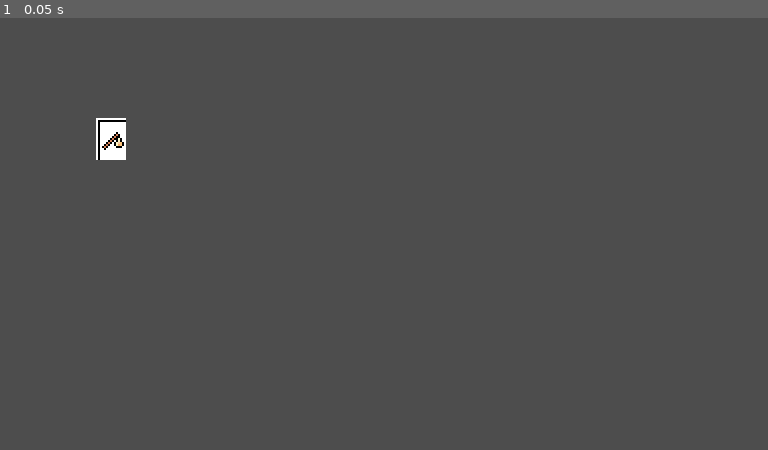
Above: before the commit, frame 1.
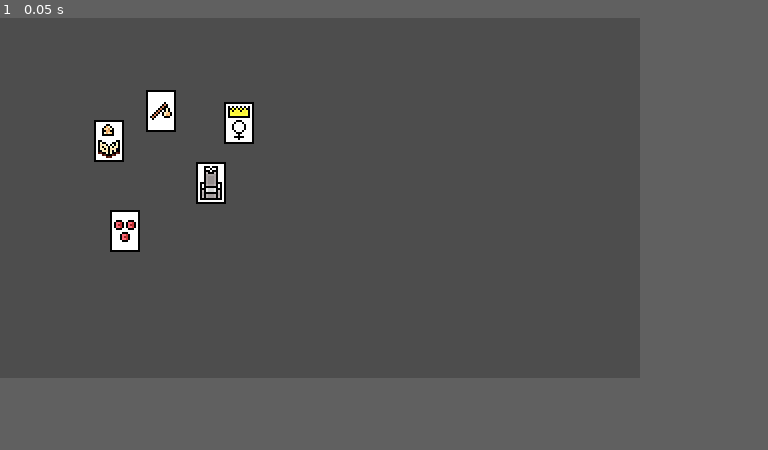
Above: after the commit, the same moment.

Repository: TravisHenderson646/Playing-Cards-Template
Game: Godot game, scene res://table.tscn
Same seed, same stepped clock (60 frames per second), same inputs: the game is played once before the commit and once after it. Before the commit the project starts from res://icon.tscn.
Inputs:
- Up to frame 1 (0.05 s): no input
In our replay, the window is 768x432 before the commit and 640x360 after it. These sizes can differ from the game's own. Grey fills any space a smaller window leaves; there, only what the larger window draws over its background counts as a difference.

The runs differ from the first frame. In frame 1, 1.8% of the frame differs, in the area x 12-34%, y 16-55%.

Commit message:
uncentered cards

Diff:
--- a/icon.svg
+++ /dev/null
@@ -1 +0,0 @@
-<svg xmlns="http://www.w3.org/2000/svg" width="128" height="128"><rect width="124" height="124" x="2" y="2" fill="#363d52" stroke="#212532" stroke-width="4" rx="14"/><g fill="#fff" transform="translate(12.322 12.322)scale(.101)"><path d="M105 673v33q407 354 814 0v-33z"/><path fill="#478cbf" d="m105 673 152 14q12 1 15 14l4 67 132 10 8-61q2-11 15-15h162q13 4 15 15l8 61 132-10 4-67q3-13 15-14l152-14V427q30-39 56-81-35-59-83-108-43 20-82 47-40-37-88-64 7-51 8-102-59-28-123-42-26 43-46 89-49-7-98 0-20-46-46-89-64 14-123 42 1 51 8 102-48 27-88 64-39-27-82-47-48 49-83 108 26 42 56 81zm0 33v39c0 276 813 276 814 0v-39l-134 12-5 69q-2 10-14 13l-162 11q-12 0-16-11l-10-65H446l-10 65q-4 11-16 11l-162-11q-12-3-14-13l-5-69z"/><path d="M483 600c0 34 58 34 58 0v-86c0-34-58-34-58 0z"/><circle cx="725" cy="526" r="90"/><circle cx="299" cy="526" r="90"/></g><g fill="#414042" transform="translate(12.322 12.322)scale(.101)"><circle cx="307" cy="532" r="60"/><circle cx="717" cy="532" r="60"/></g></svg>
--- a/icon.tscn
+++ /dev/null
@@ -1,9 +0,0 @@
-[gd_scene load_steps=2 format=3 uid="uid://cqwcsdw6lgvas"]
-
-[ext_resource type="Texture2D" uid="uid://c6g35rpd11sy3" path="res://textures/0.tres" id="1_sh3s3"]
-
-[node name="Tarot-simple" type="Sprite2D"]
-
-[node name="0" type="Sprite2D" parent="."]
-position = Vector2(56, 61)
-texture = ExtResource("1_sh3s3")
--- a/project.godot
+++ b/project.godot
@@ -11,14 +11,15 @@
 [application]
 
 config/name="Playing-Cards-Template"
-run/main_scene="res://icon.tscn"
+run/main_scene="res://table.tscn"
 config/features=PackedStringArray("4.3", "GL Compatibility")
-config/icon="res://icon.svg"
 
 [display]
 
-window/size/viewport_width=384
-window/size/viewport_height=216
+window/size/viewport_width=320
+window/size/viewport_height=180
+window/size/window_width_override=1920
+window/size/window_height_override=1080
 window/stretch/mode="viewport"
 window/stretch/scale_mode="integer"
 
--- /dev/null
+++ b/table.tscn
@@ -0,0 +1,34 @@
+[gd_scene load_steps=6 format=3 uid="uid://b4li86om8hgsu"]
+
+[ext_resource type="Texture2D" uid="uid://c6g35rpd11sy3" path="res://textures/0.tres" id="1_furis"]
+[ext_resource type="Texture2D" uid="uid://cst1wg67luysu" path="res://textures/1.tres" id="2_3rhh7"]
+[ext_resource type="Texture2D" uid="uid://d7bby3c5e40i" path="res://textures/2.tres" id="3_oq1vl"]
+[ext_resource type="Texture2D" uid="uid://4eaixpv3v7vm" path="res://textures/3.tres" id="4_hm0e2"]
+[ext_resource type="Texture2D" uid="uid://c2xoiyqnogx5d" path="res://textures/4.tres" id="5_un4qm"]
+
+[node name="Table" type="Node2D"]
+
+[node name="0" type="Sprite2D" parent="."]
+position = Vector2(73, 36)
+texture = ExtResource("1_furis")
+centered = false
+
+[node name="1" type="Sprite2D" parent="."]
+position = Vector2(55, 96)
+texture = ExtResource("2_3rhh7")
+centered = false
+
+[node name="2" type="Sprite2D" parent="."]
+position = Vector2(47, 51)
+texture = ExtResource("3_oq1vl")
+centered = false
+
+[node name="3" type="Sprite2D" parent="."]
+position = Vector2(112, 42)
+texture = ExtResource("4_hm0e2")
+centered = false
+
+[node name="4" type="Sprite2D" parent="."]
+position = Vector2(98, 72)
+texture = ExtResource("5_un4qm")
+centered = false
Not shown, removed: icon.svg.import
